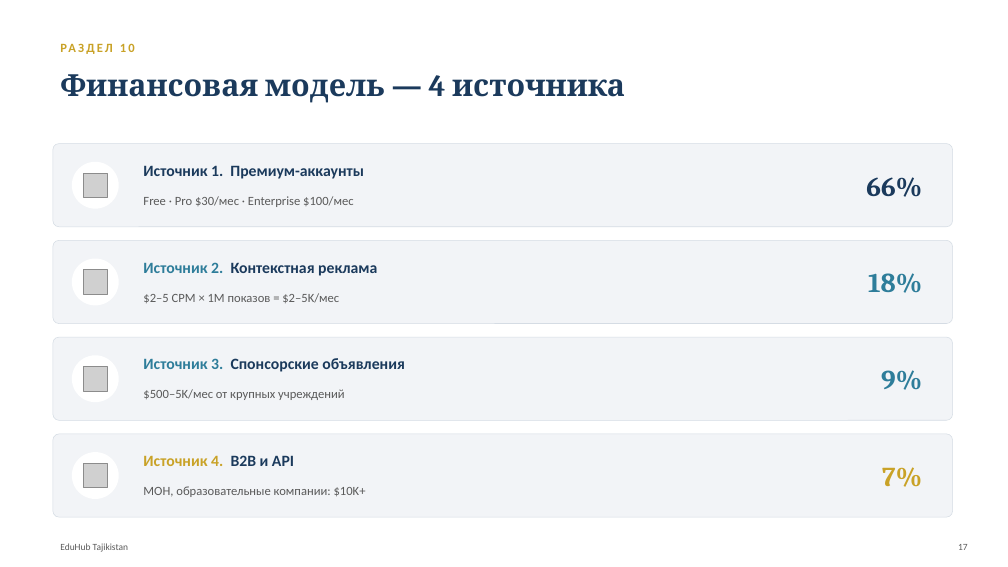
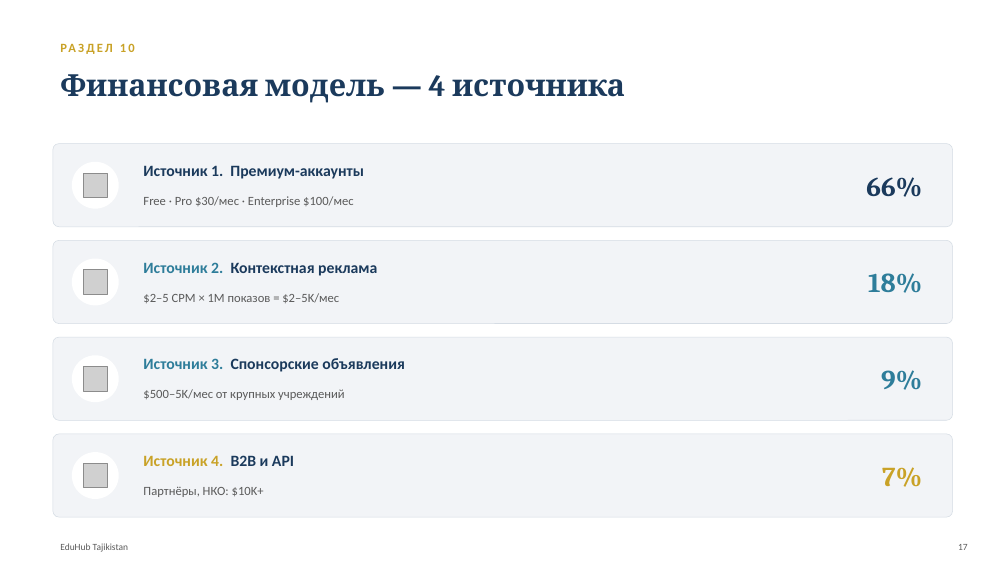
Before and after one commit to TajikEducation/eduhub, a slide deck: slide 17 of docs/EduHub_Presentation_Full_Pro.pptx. Drawn at 1008x567 pixels with LibreOffice and Linux fonts; fonts in the diff are those of the drawing; grey boxes stand for pictures. Boxes give left, top, right and bottom in pixels: in the first picture for what was removed or moved away, otherwise in the second. Text is boxed around its words. In the diff, an @@ line names an element or a change of style, - is before the commit and + after.

```diff
--- a/docs/EduHub_Presentation_Full_Pro.pptx
+++ b/docs/EduHub_Presentation_Full_Pro.pptx
@@ text at (x1=143, y1=487, x2=264, y2=497): text changed @@
-МОН, образовательные компании: $10K+
+Партнёры, НКО: $10K+
```
Also in this commit, not shown: 7 other slides changed, 2 other files.
